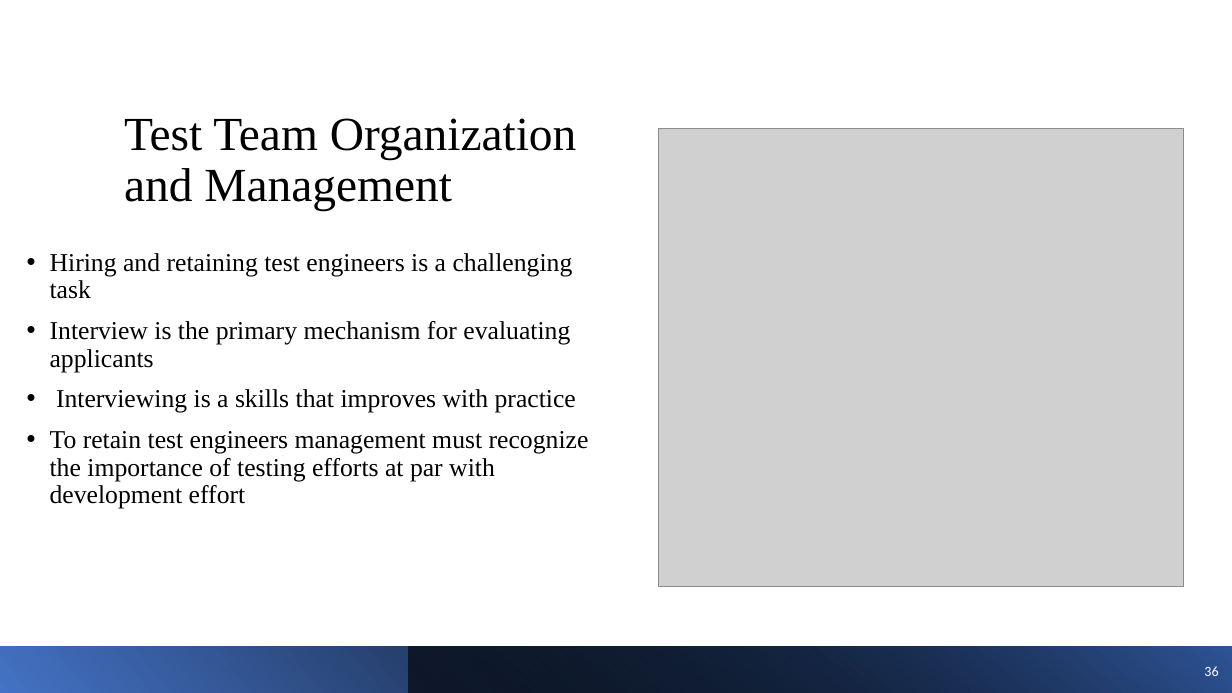
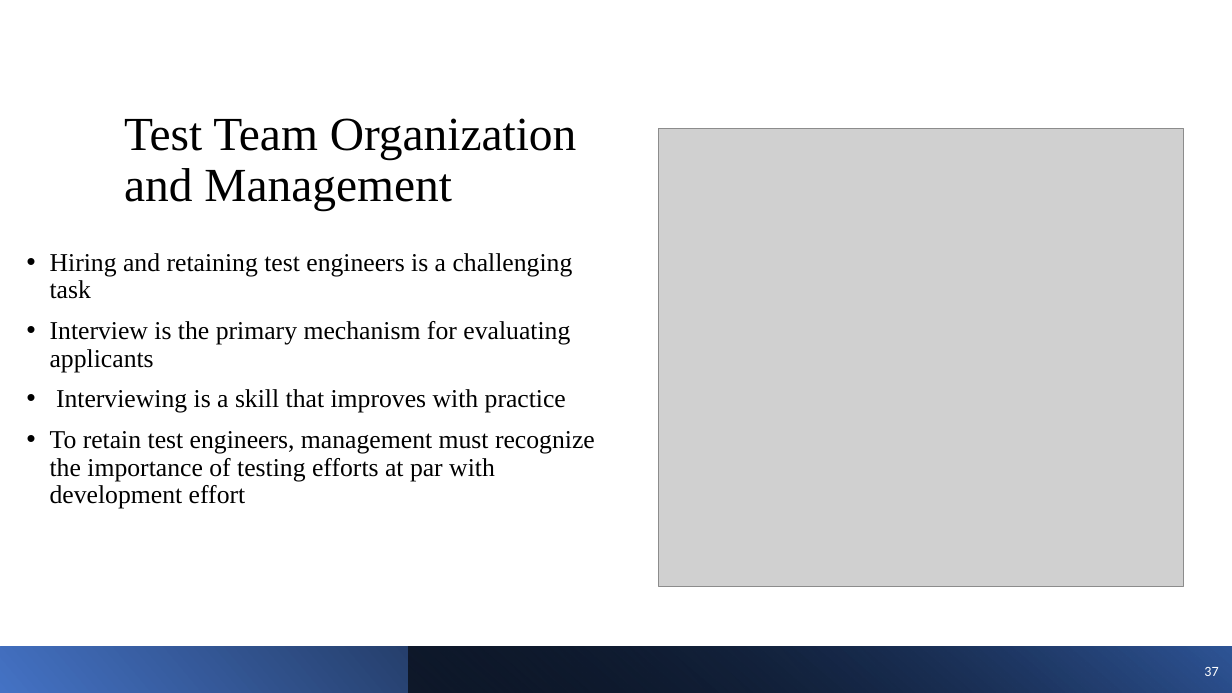
Before and after one commit to kthanasi-git/SW_Engineering, a slide deck: slide 37 of SOFTWARE ENGINEERING/SLIDES/13- Introduction to Software Testing.pptx (slide 36 before the commit). Drawn at 1232x693 pixels with LibreOffice and Linux fonts; fonts in the diff are those of the drawing; grey boxes stand for pictures. Boxes give left, top, right and bottom in pixels: in the first picture for what was removed or moved away, otherwise in the second. Text is boxed around its words. In the diff, an @@ line names an element or a change of style, - is before the commit and + after.

Commit message:
Lecture 13

```diff
--- a/SOFTWARE ENGINEERING/SLIDES/13- Introduction to Software Testing.pptx
+++ b/SOFTWARE ENGINEERING/SLIDES/13- Introduction to Software Testing.pptx
@@ text at (x1=50, y1=389, x2=595, y2=509): text changed @@
-• Interviewing is a skills that improves with practice
-• To retain test engineers management must recognize the importance of testing efforts at par with development effort
+• Interviewing is a skill that improves with practice
+• To retain test engineers, management must recognize the importance of testing efforts at par with development effort
@@ page number at (x1=1204, y1=667, x2=1218, y2=676): text changed @@
-36
+37
```
Also in this commit, not shown: 6 other slides changed, 8 slides added, 9 slides removed, 5 other files.
